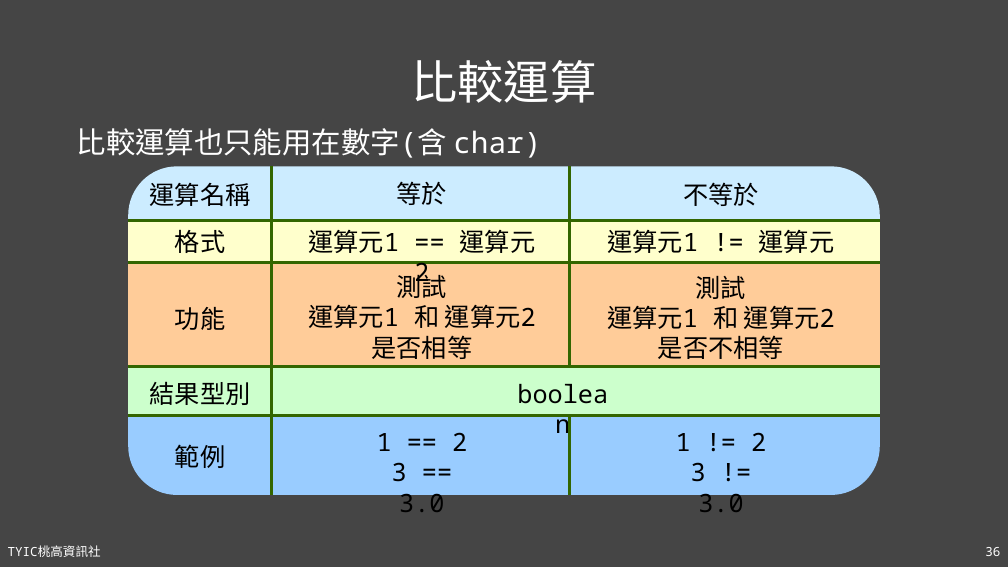
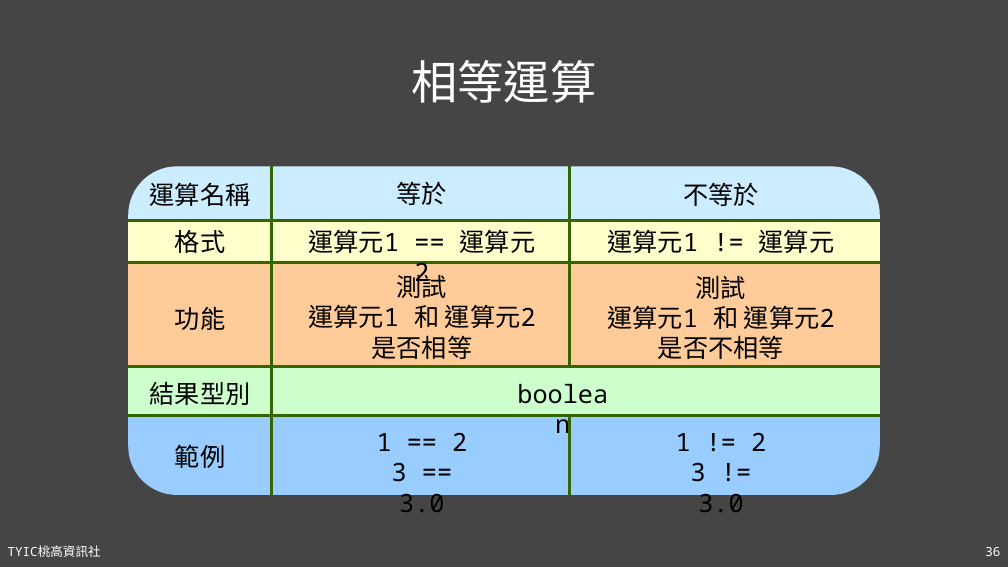
Before and after one commit to TYSHIC/slides, a slide deck: slide 36 of powerpoint/04_初探Java.pptx. Drawn at 1008x567 pixels with LibreOffice and Linux fonts; fonts in the diff are those of the drawing. Boxes give left, top, right and bottom in pixels: in the first picture for what was removed or moved away, otherwise in the second. Text is boxed around its words. In the diff, an @@ line names an element or a change of style, - is before the commit and + after.

```diff
--- a/powerpoint/04_初探Java.pptx
+++ b/powerpoint/04_初探Java.pptx
@@ title at (411, 60, 596, 103): text changed @@
-比較運算
+相等運算
@@ text removed at (77, 128, 541, 158) @@
-比較運算也只能用在數字(含 char)
```
Also in this commit, not shown: 1 other slide changed, 2 slides added, 2 other files.
